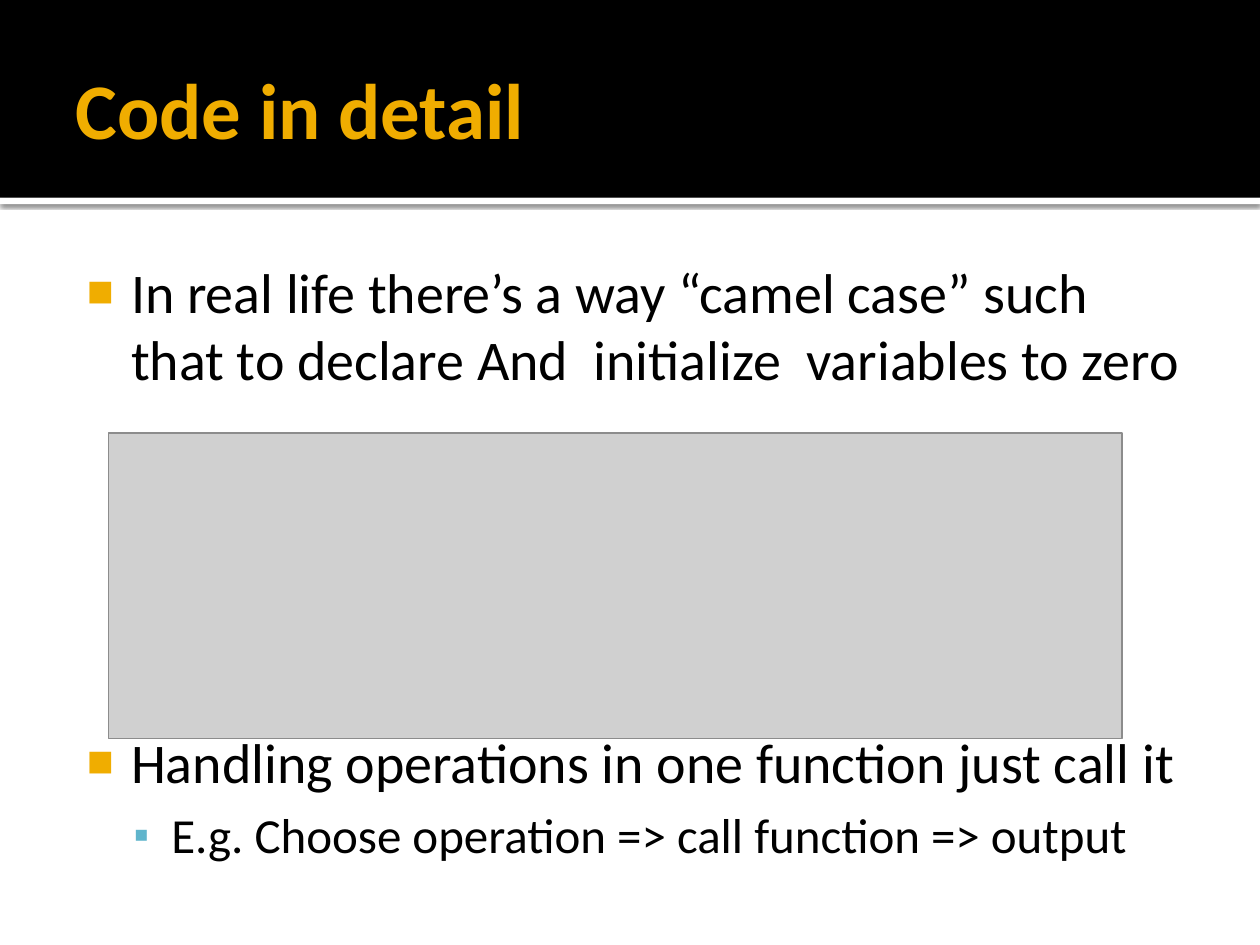
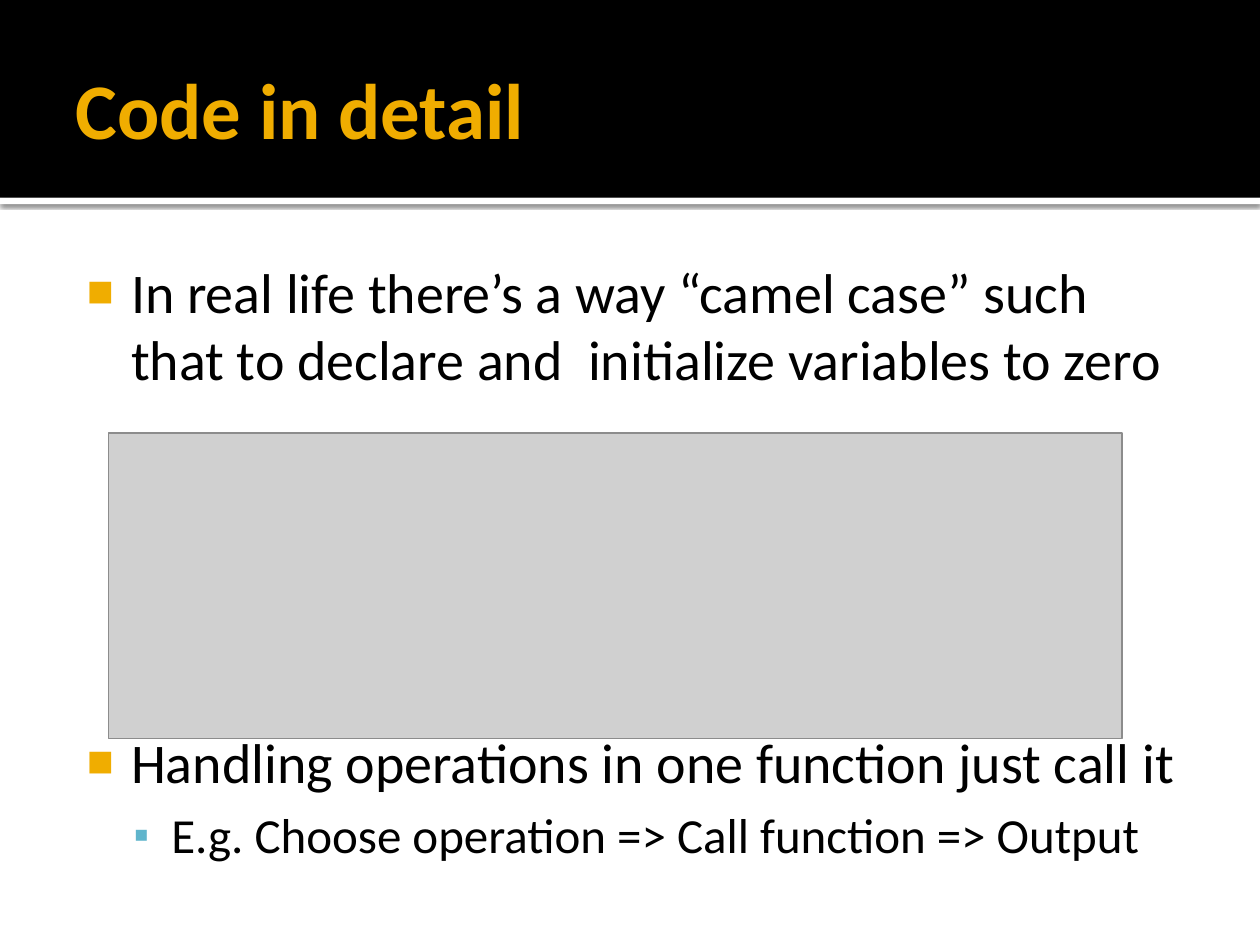
Before and after one commit to Amir-Haytham/Basic-Scientific-Calculator, a slide deck: slide 5 of Presentation.pptx. Drawn at 1260x945 pixels with LibreOffice and Linux fonts; fonts in the diff are those of the drawing; grey boxes stand for pictures. Boxes give left, top, right and bottom in pixels: in the first picture for what was removed or moved away, otherwise in the second. Text is boxed around its words. In the diff, an @@ line names an element or a change of style, - is before the commit and + after.

Commit message:
Fixed grammar mistakes

```diff
--- a/Presentation.pptx
+++ b/Presentation.pptx
@@ text at (x1=131, y1=272, x2=1161, y2=381): text changed @@
-■ In real life there’s a way “camel case” such that to declare And initialize variables to zero
+■ In real life there’s a way “camel case” such that to declare and initialize variables to zero
@@ text at (x1=171, y1=819, x2=1139, y2=862): text changed @@
-  ▪ E.g. Choose operation => call function => output
+  ▪ E.g. Choose operation => Call function => Output
```
Also in this commit, not shown: 5 other slides changed.
